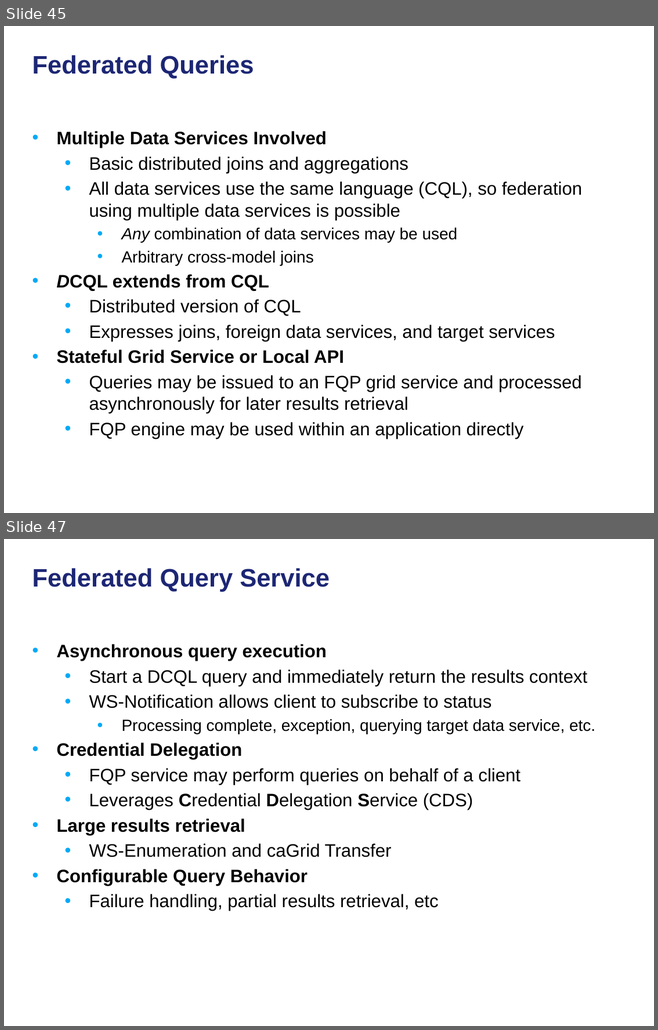
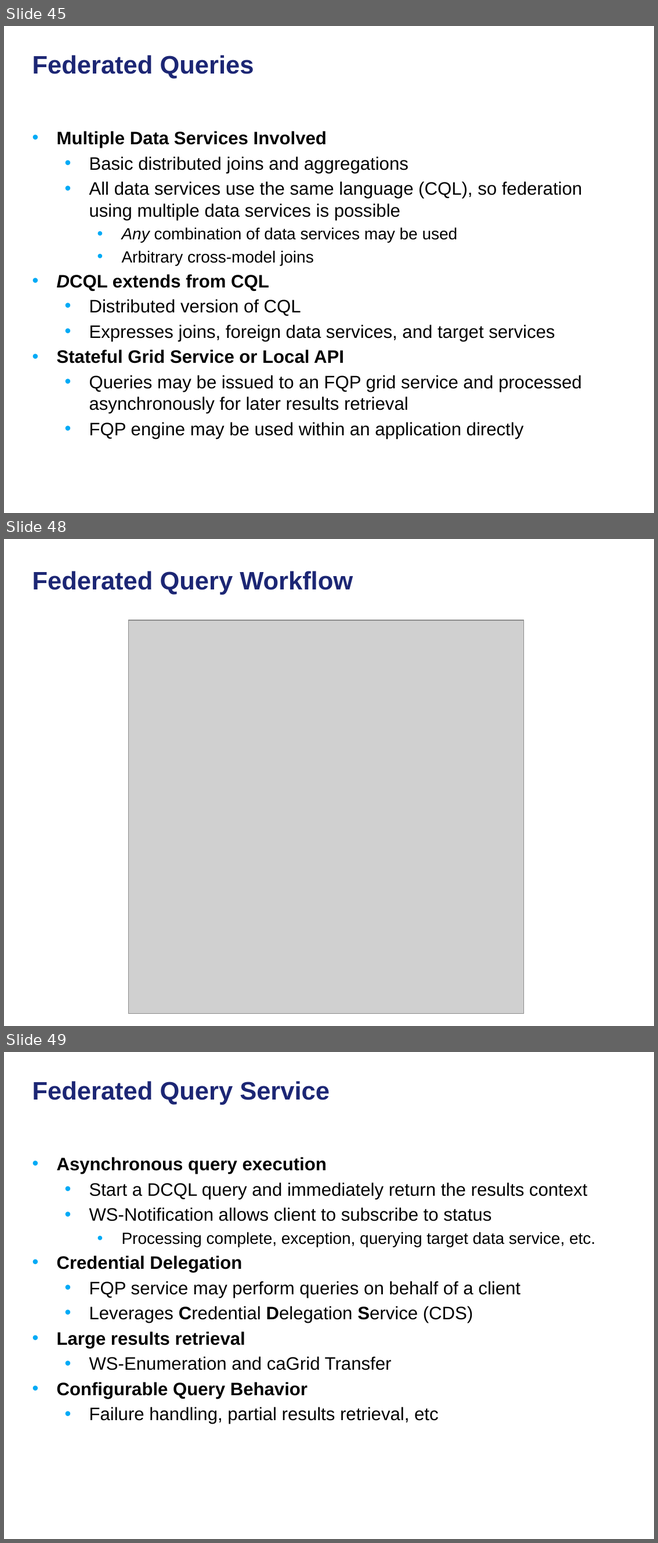
Before and after one commit to NCIP/cagrid-docs, a slide deck: presentations/200906_Novartis/caGrid Data Services.pptx. Shown one above the other, each under a label of ours: slides 45 and 47 before the commit, slides 45, 48 and 49 after it; the slides between them are not shown. The pictures are 658x1030 and 658x1543 pixels, drawn with LibreOffice and Linux fonts; fonts in the diff are those of the drawing; grey boxes stand for pictures; background and template pictures are left out. Boxes give left, top, right and bottom in pixels: in the first picture for what was removed or moved away, otherwise in the second. Text is boxed around its words. In the diff, an @@ line names an element or a change of style, - is before the commit and + after.

```diff
--- a/presentations/200906_Novartis/caGrid Data Services.pptx
+++ b/presentations/200906_Novartis/caGrid Data Services.pptx
@@ slide 48 added at (4,539,654,1026), background picture (left out) @@
@@ title added at (32,571,353,595), 28 pt, text #1C2674, bold @@
+Federated Query Workflow
@@ picture added at (129,620,524,1014) @@
@@ what was slide 47 is now slide 49 @@
```
Also in this commit, not shown: 7 other slides added, 1 slide removed.
